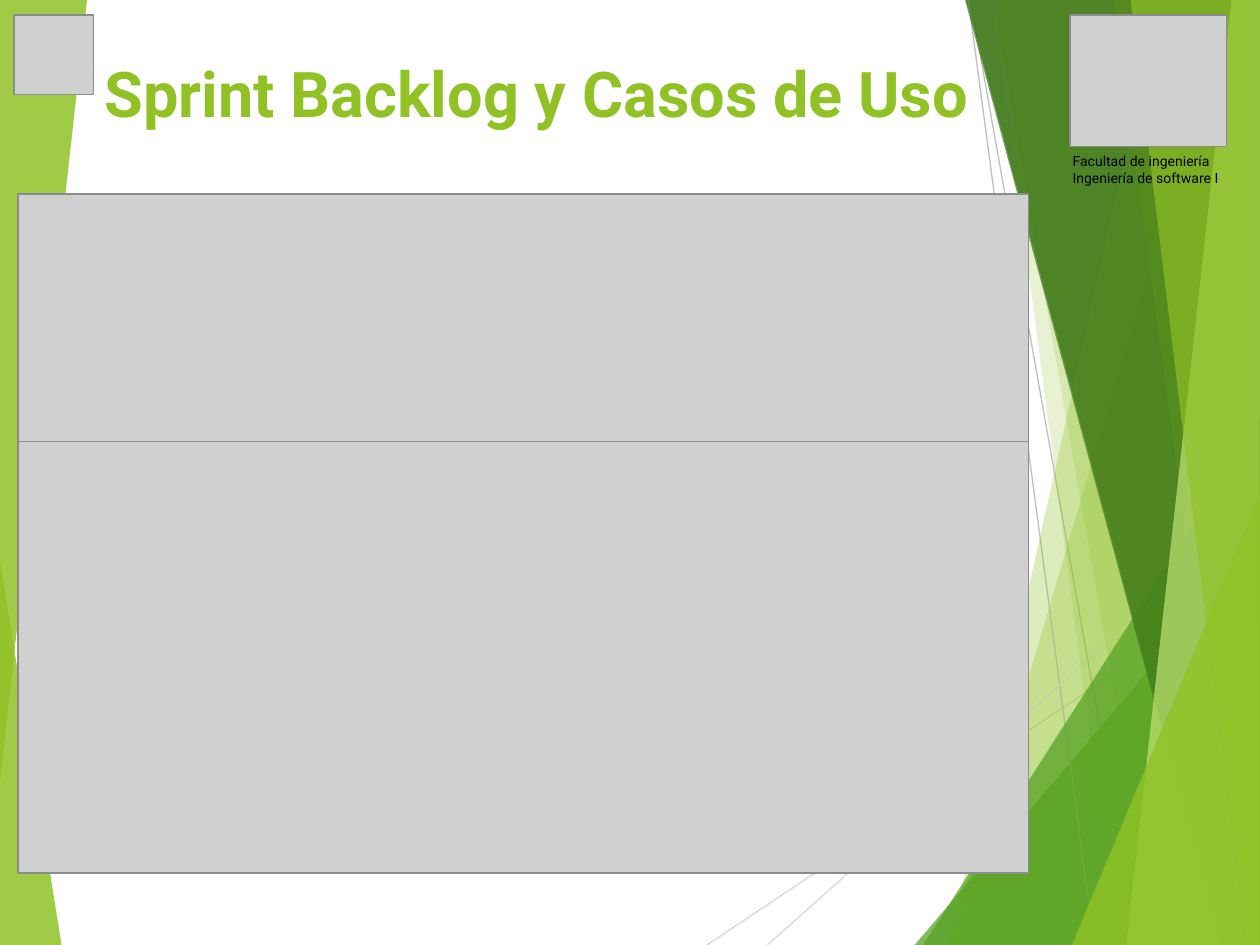
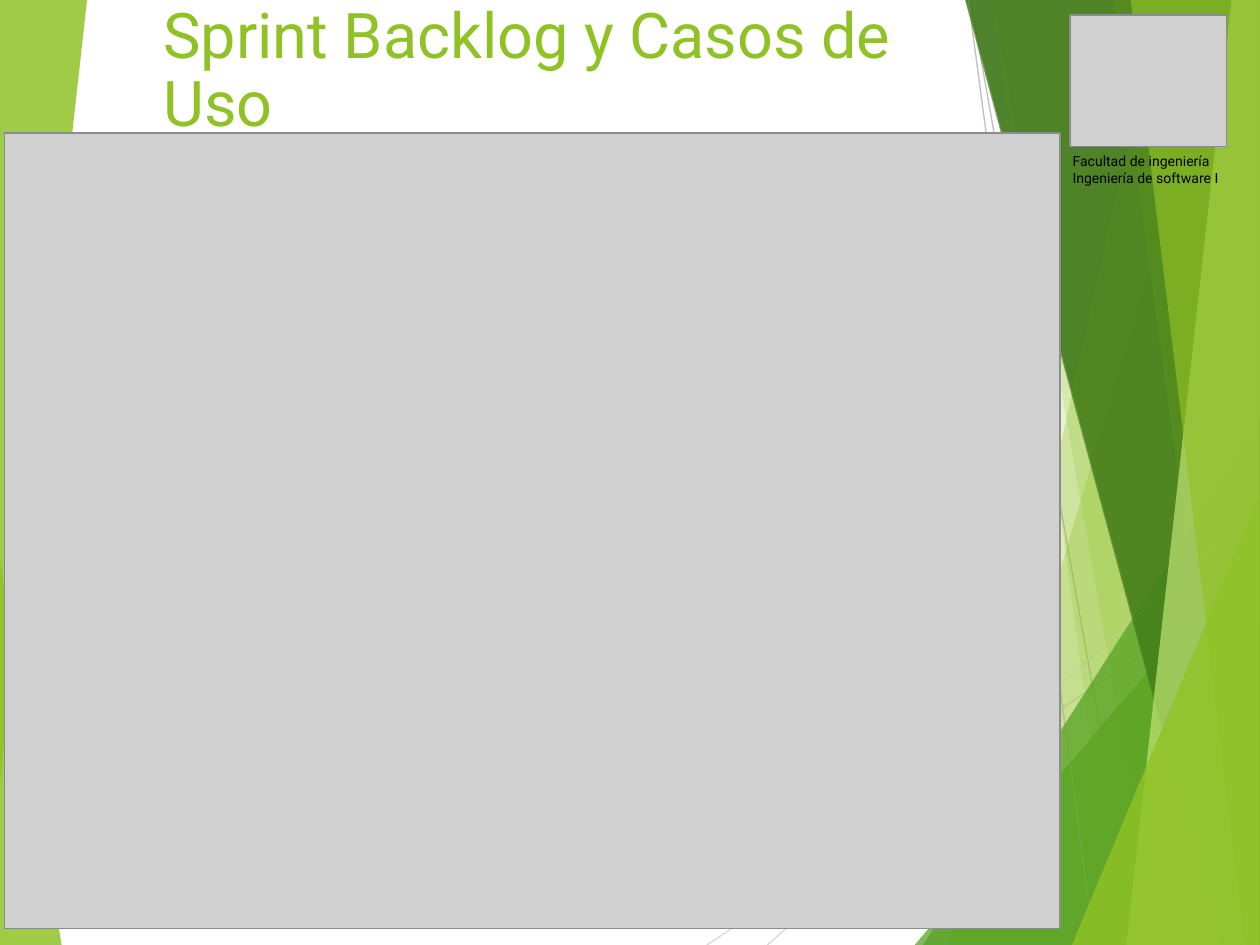
Before and after one commit to vixo23/ING-DE-SOFTWARE, a slide deck: slide 8 of INCREMENTO3/Ppt/PPt Tercer incremento scrum++.pptx (slide 7 before the commit). Drawn at 1260x945 pixels with LibreOffice and Linux fonts; fonts in the diff are those of the drawing; grey boxes stand for pictures. Boxes give left, top, right and bottom in pixels: in the first picture for what was removed or moved away, otherwise in the second. Text is boxed around its words. In the diff, an @@ line names an element or a change of style, - is before the commit and + after.

```diff
--- a/INCREMENTO3/Ppt/PPt Tercer incremento scrum++.pptx
+++ b/INCREMENTO3/Ppt/PPt Tercer incremento scrum++.pptx
@@ picture removed at (14,15,93,94) @@
@@ title "Sprint Backlog y Casos de ...": place and size @@
-title "Sprint Backlog y Casos de ..." at (104,69,967,131)
+title "Sprint Backlog y Casos de ..." at (164,10,890,142)
@@ title "Sprint Backlog y Casos de ..." at (164,10,890,142): bold off @@
@@ picture: place and size @@
-picture at (18,442,1028,873)
+picture at (5,134,1061,930)
@@ picture removed at (18,194,1028,441) @@
```
Also in this commit, not shown: 9 other slides changed, 1 slide added, 1 slide removed.
